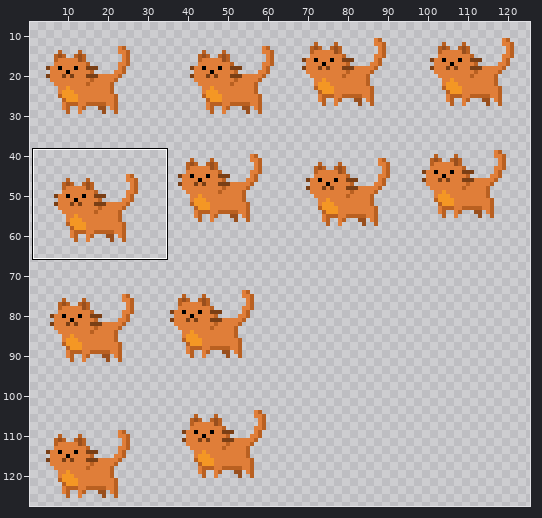
Two states of a sprite sheet, images/characters/hero.png. The picture above shows the old version from afar; the outline marks the close-up.
Close-up. First the earlier version:
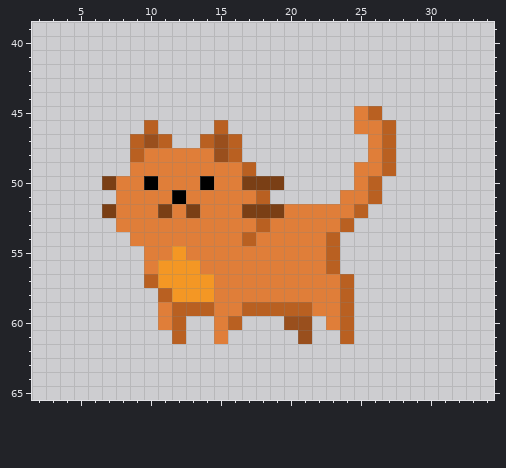
The file is 128x128 pixels. Colours within 5 levels of each other are drawn and written as one. Shown: x 2..34, y 39..65. The wide view leaves out empty margins.
Once edited:
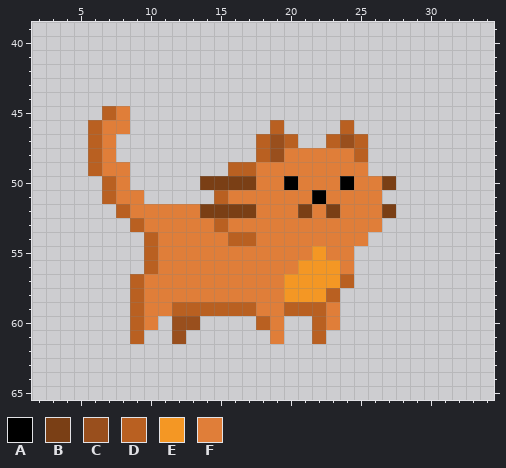
Palette (. is transparent): A #000000  B #7a3f15  C #994f1d  D #b96021  E #f49724  F #e07e39
Changes in this commit:
@@ x 2..34 @@
 44 .................................
-45 .......................FD........
-46 ........D....D.........FFD.......
-47 .......DCD..DCD.........FD.......
-48 .......DFFFFFCD.........FD.......
-49 .......FFFFFFFFD.......FFD.......
-50 .....BFFAFFFAFFBBB.....FD........
-51 ......FFFFAFFFFFD.....FFD........
-52 .....BFFFBFBFFFBBBFFFFFD.........
-53 ......FFFFFFFFFFDFFFFFD..........
-54 .......FFFFFFFFDFFFFFD...........
-55 ........FFEFFFFFFFFFFD...........
-56 ........FEEEFFFFFFFFFD...........
-57 ........DEEEEFFFFFFFFFD..........
-58 .........DEEEFFFFFFFFFD..........
-59 .........FDDDFFDDDDDFFD..........
-60 .........FD..FD...CC.FD..........
-61 ..........D..F.....C..D..........
+45 .....DF..........................
+46 ....DFF..........D....D..........
+47 ....DF..........DCD..DCD.........
+48 ....DF..........DCFFFFFD.........
+49 ....DFF.......DDFFFFFFFF.........
+50 .....DF.....BBBBFFAFFFAFFB.......
+51 .....DFF.....DFFFFFFAFFFF........
+52 ......DFFFFFBBBBFFFBFBFFFB.......
+53 .......DFFFFFDFFFFFFFFFFF........
+54 ........DFFFFFDDFFFFFFFF.........
+55 ........DFFFFFFFFFFFEFF..........
+56 ........DFFFFFFFFFFEEEF..........
+57 .......DFFFFFFFFFFEEEED..........
+58 .......DFFFFFFFFFFEEED...........
+59 .......DFFDDDDDDFFDDDF...........
+60 .......DF.CC....DF..DF...........
+61 .......D..C......F..D............
 62 .................................
